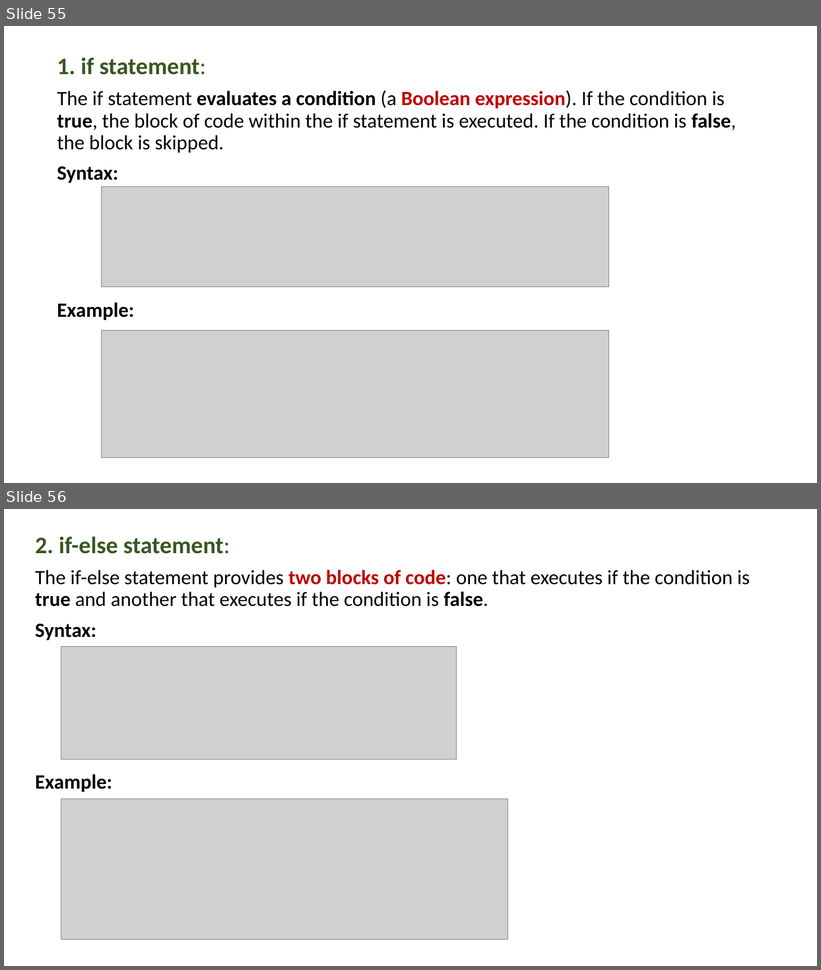
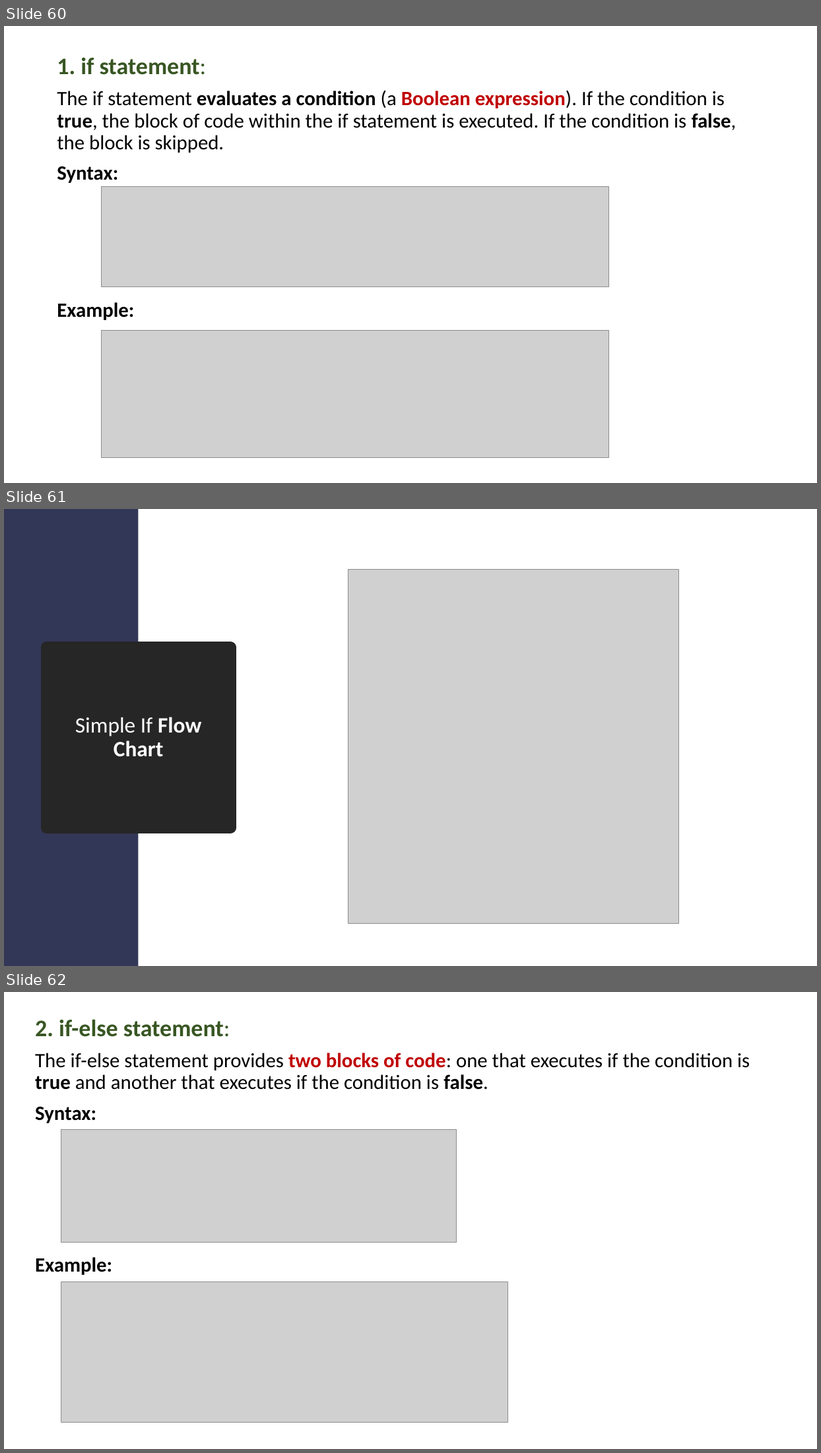
Before and after one commit to PRAMOD-VISHNU-NAIK/MCA-2nd-Sem-Shridevi-College, a slide deck: Theory Class-Notes/Java MCA-2.pptx. Shown one above the other, each under a label of ours: slides 55 and 56 before the commit, slides 60, 61 and 62 after it. The pictures are 821x970 and 821x1453 pixels, drawn with LibreOffice and Linux fonts; fonts in the diff are those of the drawing; grey boxes stand for pictures. Boxes give left, top, right and bottom in pixels: in the first picture for what was removed or moved away, otherwise in the second. Text is boxed around its words. In the diff, an @@ line names an element or a change of style, - is before the commit and + after.

```diff
--- a/Theory Class-Notes/Java MCA-2.pptx
+++ b/Theory Class-Notes/Java MCA-2.pptx
@@ slide 61 added at <box>4,509,817,966</box>, background #FFFFFF @@
@@ rectangle added at <box>4,509,138,966</box>, fill #323757 @@
@@ picture added at <box>348,569,679,923</box> @@
@@ title added at <box>47,648,230,828</box>, fill #262626, outline #262626 13.75 pt, 26 pt, text #FFFFFF, bold @@
+Simple If Flow Chart
@@ what was slide 55 is now slide 60 @@
@@ what was slide 56 is now slide 62 @@
```
Also in this commit, not shown: 5 slides changed, 9 other slides added, 4 slides removed.
